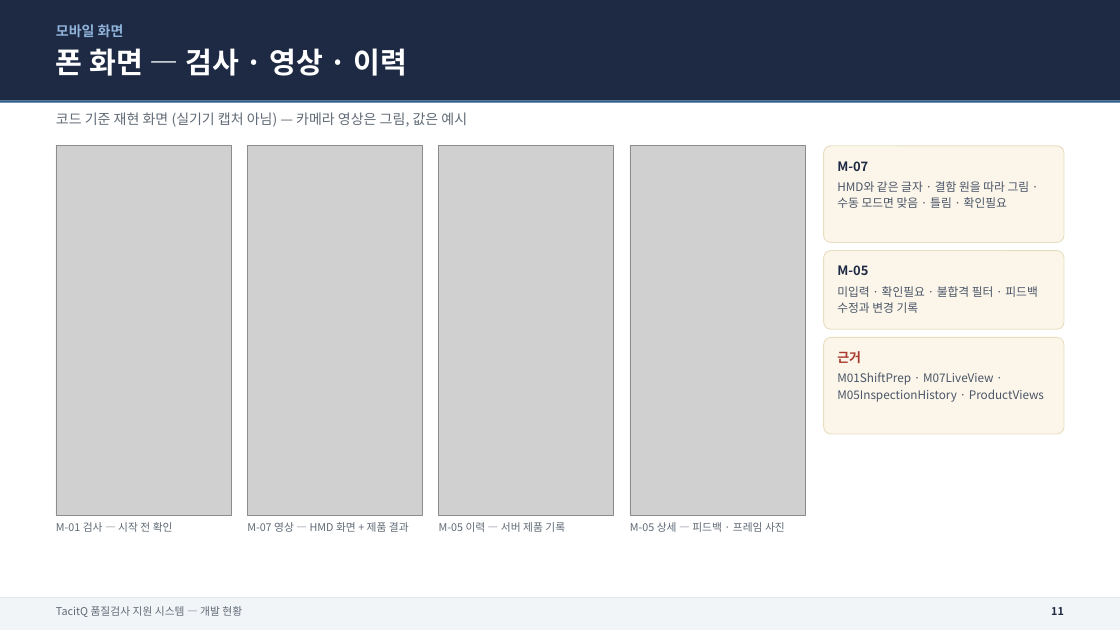
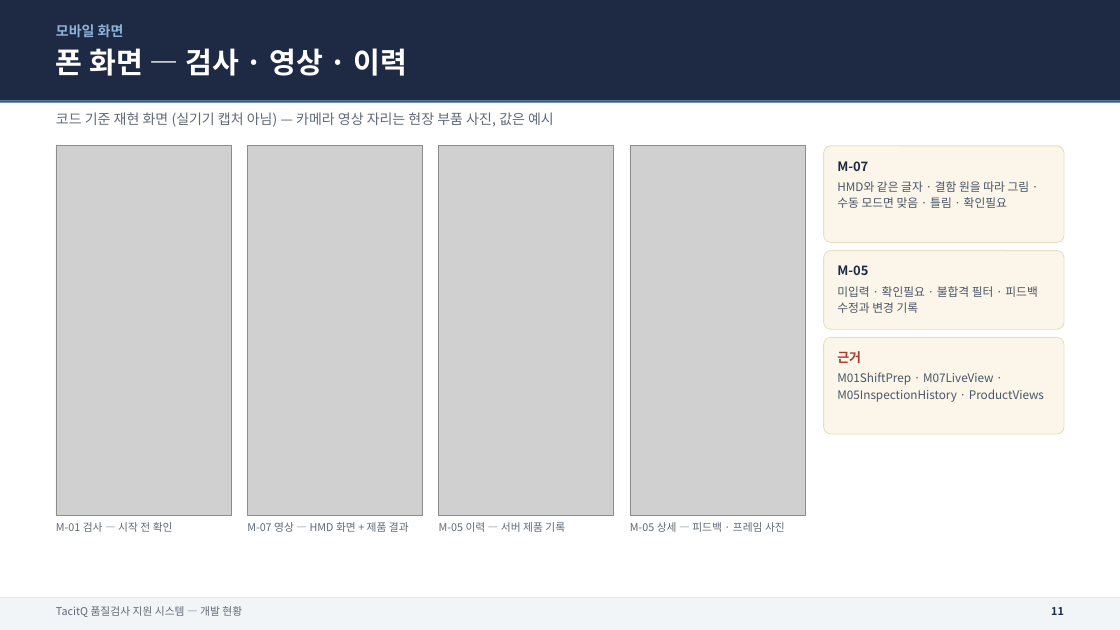
Before and after one commit to DUYONG-BAEK/tacit, a slide deck: slide 11 of 01_문서/2611_TacitQ_개발현황.pptx. Drawn at 1120x630 pixels with LibreOffice and Linux fonts; fonts in the diff are those of the drawing; grey boxes stand for pictures. Boxes give left, top, right and bottom in pixels: in the first picture for what was removed or moved away, otherwise in the second. Text is boxed around its words. In the diff, an @@ line names an element or a change of style, - is before the commit and + after.

```diff
--- a/01_문서/2611_TacitQ_개발현황.pptx
+++ b/01_문서/2611_TacitQ_개발현황.pptx
@@ text at [56, 112, 554, 127]: text changed @@
-코드 기준 재현 화면 (실기기 캡처 아님) — 카메라 영상은 그림, 값은 예시
+코드 기준 재현 화면 (실기기 캡처 아님) — 카메라 영상 자리는 현장 부품 사진, 값은 예시
```
Also in this commit, not shown: 1 other slide changed, 16 other files.
